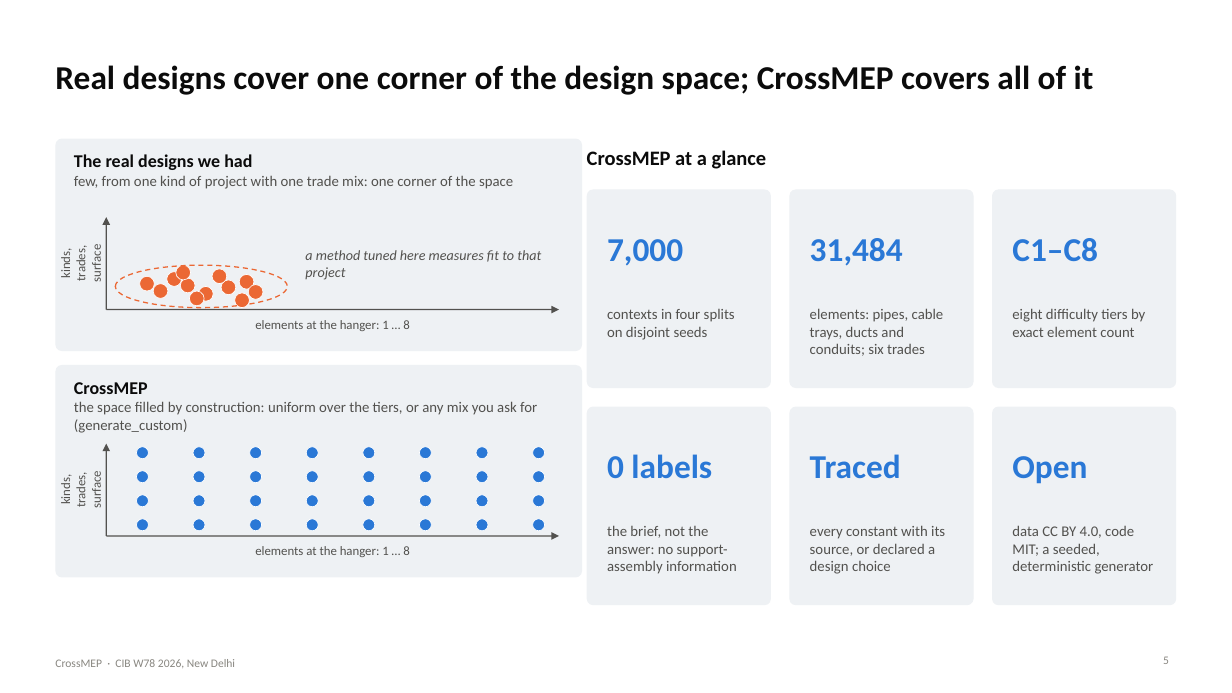
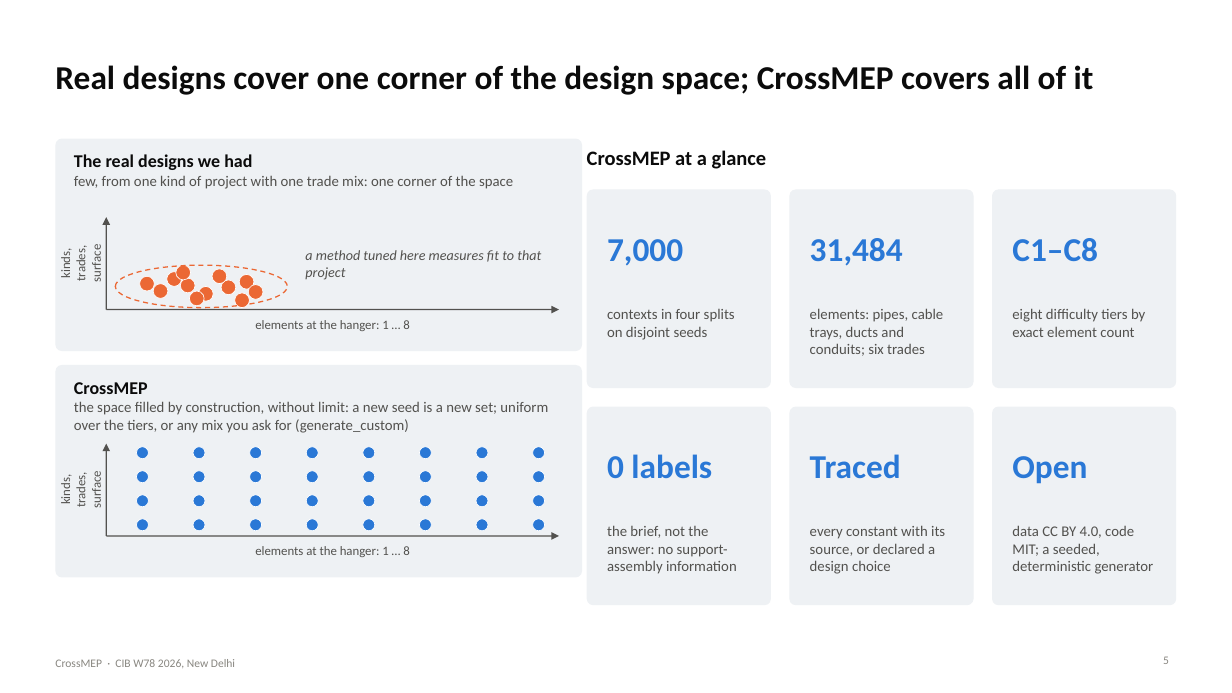
Before and after one commit to lavinia-ped/CrossMEP_Dataset, a slide deck: slide 5 of docs/CrossMEP_CIBW78_talk.pptx. Drawn at 1232x693 pixels with LibreOffice and Linux fonts; fonts in the diff are those of the drawing. Boxes give left, top, right and bottom in pixels: in the first picture for what was removed or moved away, otherwise in the second. Text is boxed around its words. In the diff, an @@ line names an element or a change of style, - is before the commit and + after.

Commit message:
Talk: slide 5 says the generator is unlimited, a new seed is a new set

```diff
--- a/docs/CrossMEP_CIBW78_talk.pptx
+++ b/docs/CrossMEP_CIBW78_talk.pptx
@@ text at (x1=74, y1=401, x2=548, y2=433): text changed @@
-the space filled by construction: uniform over the tiers, or any mix you ask for (generate_custom)
+the space filled by construction, without limit: a new seed is a new set; uniform over the tiers, or any mix you ask for (generate_custom)
```
Also in this commit, not shown: 4 other files.
